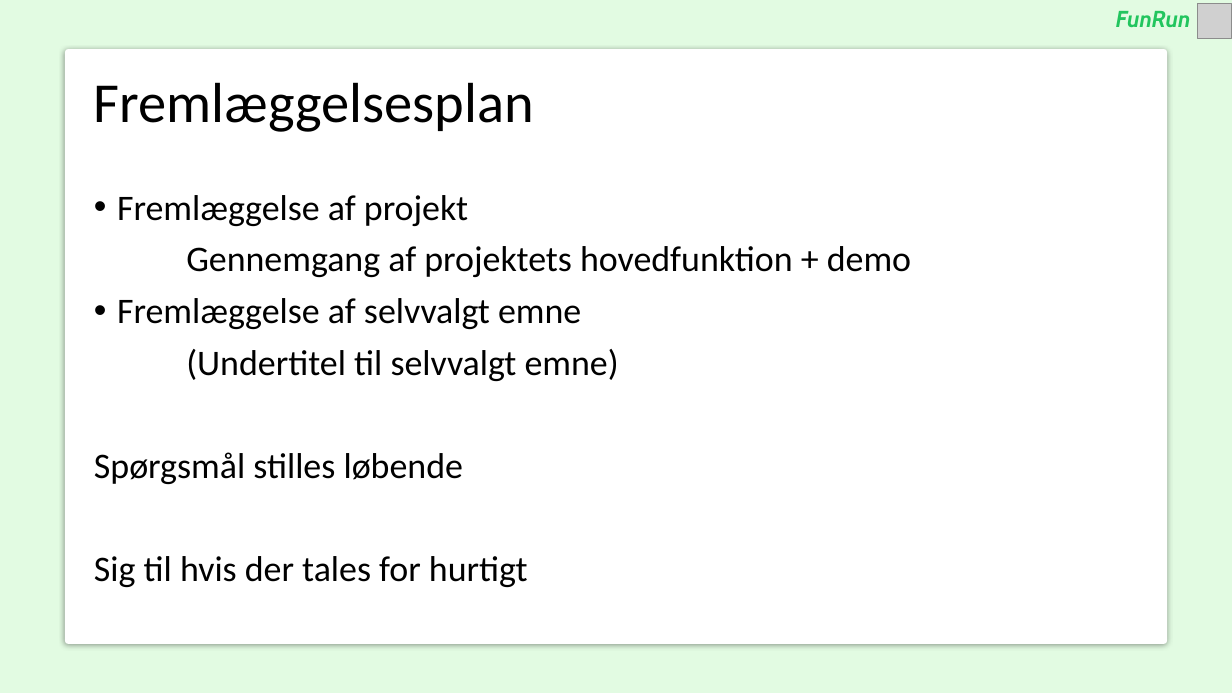
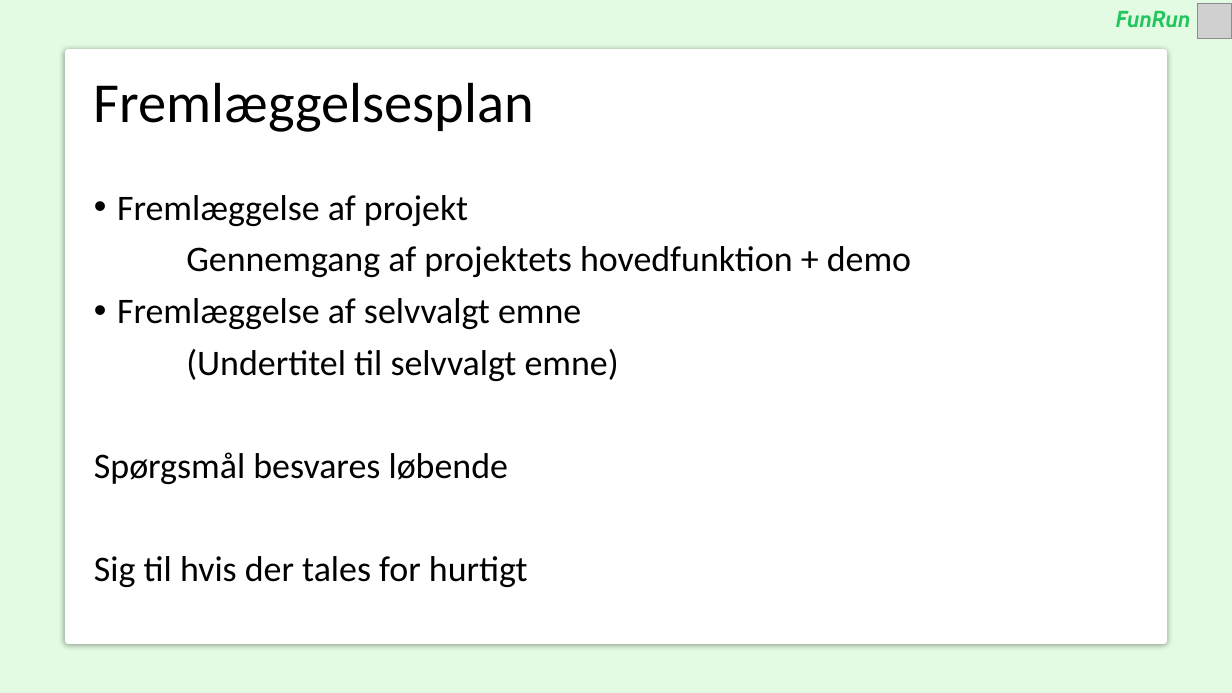
Before and after one commit to Graesholt/Svendeproeve, a slide deck: slide 2 of Fremlæggelse.pptx. Drawn at 1232x693 pixels with LibreOffice and Linux fonts; fonts in the diff are those of the drawing; grey boxes stand for pictures. Boxes give left, top, right and bottom in pixels: in the first picture for what was removed or moved away, otherwise in the second. Text is boxed around its words. In the diff, an @@ line names an element or a change of style, - is before the commit and + after.

```diff
--- a/Fremlæggelse.pptx
+++ b/Fremlæggelse.pptx
@@ text at bbox=[94, 452, 508, 484]: text changed @@
-Spørgsmål stilles løbende
+Spørgsmål besvares løbende
```
Also in this commit, not shown: 6 other slides changed, 22 other files.
